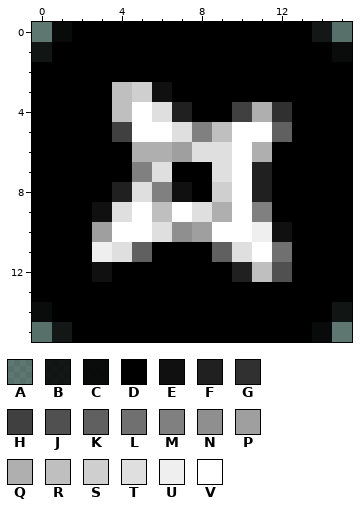
Edited in one commit: pixel-art sprite (public/icons/magic_logo_16.png). Above: the version before the commit.
The file is 16x16 pixels. Colours within 5 levels of each other are drawn and written as one.
Palette (. is transparent): A #0000005f  B #000000df  C #000000ef  D #000000  E #101010  F #202020  G #303030  H #404040  J #505050  K #606060  L #707070  M #808080  N #8f8f8f  P #9f9f9f  Q #afafaf  R #bfbfbf  S #cfcfcf  T #dfdfdf  U #efefef  V #ffffff
Pixels before, first column x 0:
 0 ACDDDDDDDDDDDDBA
 1 BDDDDDDDDDDDDDDC
 2 DDDDDDDDDDDDDDDD
 3 DDDDRSEDDDDDDDDD
 4 DDDDRVTFDDHQGDDD
 5 DDDDHVVTMRVVKDDD
 6 DDDDDQQPTTVQDDDD
 7 DDDDDMTDDTVFDDDD
 8 DDDDFTMEDSVFDDDD
 9 DDDETVRVTQVMDDDD
10 DDDPVVTNPVVUEDDD
11 DDDUTKDDDKTVLDDD
12 DDDEDDDDDDFRJDDD
13 DDDDDDDDDDDDDDDD
14 CDDDDDDDDDDDDDDB
15 ABDDDDDDDDDDDDCA
Once edited:
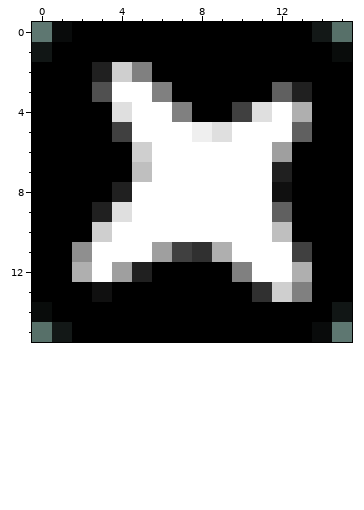
Log entry: updated logos to be centered
Change:
Changed rows in their new state; - is an unchanged pixel.
first column x 2:
 2 -FSM--------
 3 -JVVM-----KF
 4 --T-VM---TVQ
 5 -----VUT--VK
 6 ---SVVVV-VP-
 7 ---RVVVV-VF-
 8 ---VVVVV-VE-
 9 -F--V-VV-VK-
10 -S--VVV--VR-
11 NVVVPHGQV-VH
12 QVPF----MVVQ
13 -E-------GSM
Where, in picture pixels (left, top, right, bottom), the same in both pictures:
changed: (72, 62, 312, 302)
